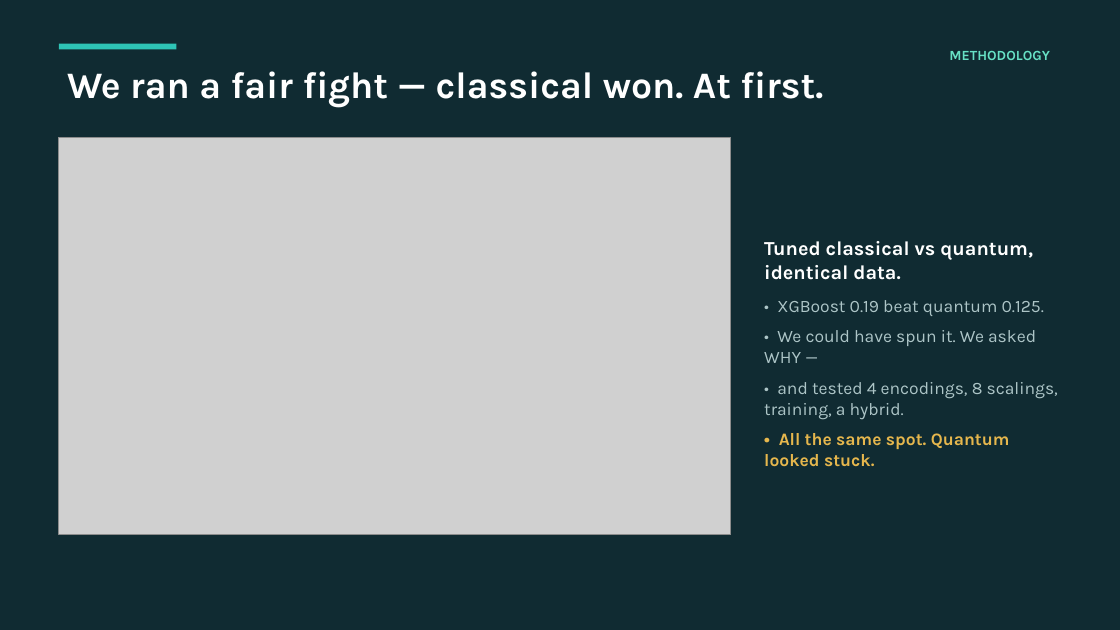
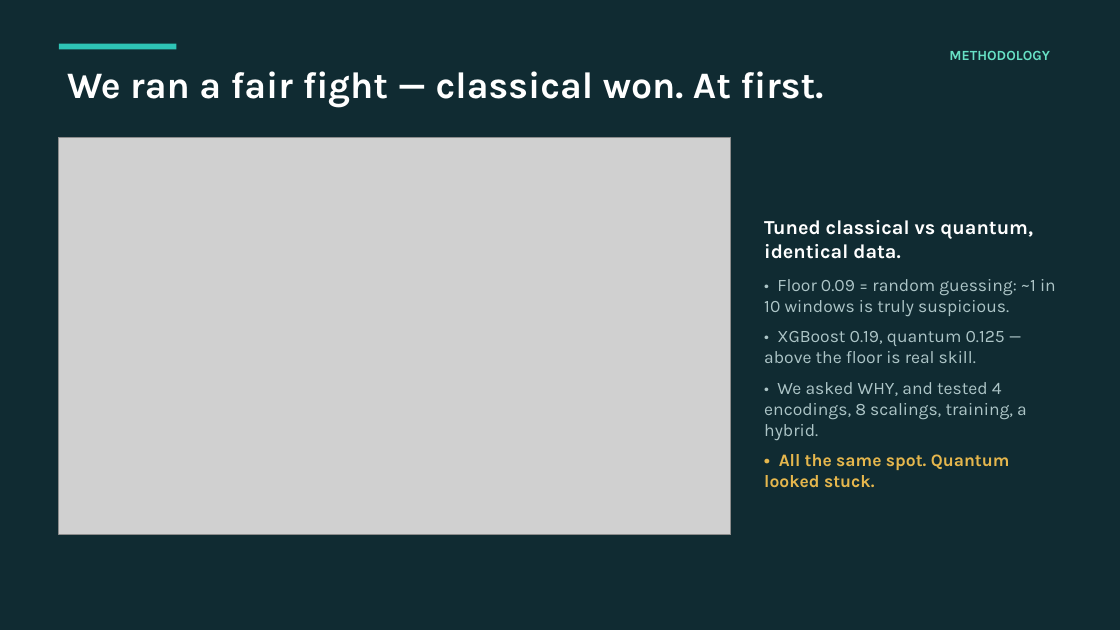
Before and after one commit to ELNAUL99/q-sieve, a slide deck: slide 4 of QSIEVE_pitch.pptx. Drawn at 1120x630 pixels with LibreOffice and Linux fonts; fonts in the diff are those of the drawing; grey boxes stand for pictures. Boxes give left, top, right and bottom in pixels: in the first picture for what was removed or moved away, otherwise in the second. Text is boxed around its words. In the diff, an @@ line names an element or a change of style, - is before the commit and + after.

```diff
--- a/QSIEVE_pitch.pptx
+++ b/QSIEVE_pitch.pptx
@@ text at (764,279,1056,441): text changed @@
-• XGBoost 0.19 beat quantum 0.125.
-• We could have spun it. We asked WHY —
-• and tested 4 encodings, 8 scalings, training, a hybrid.
+• Floor 0.09 = random guessing: ~1 in 10 windows is truly suspicious.
+• XGBoost 0.19, quantum 0.125 — above the floor is real skill.
+• We asked WHY, and tested 4 encodings, 8 scalings, training, a hybrid.
```
